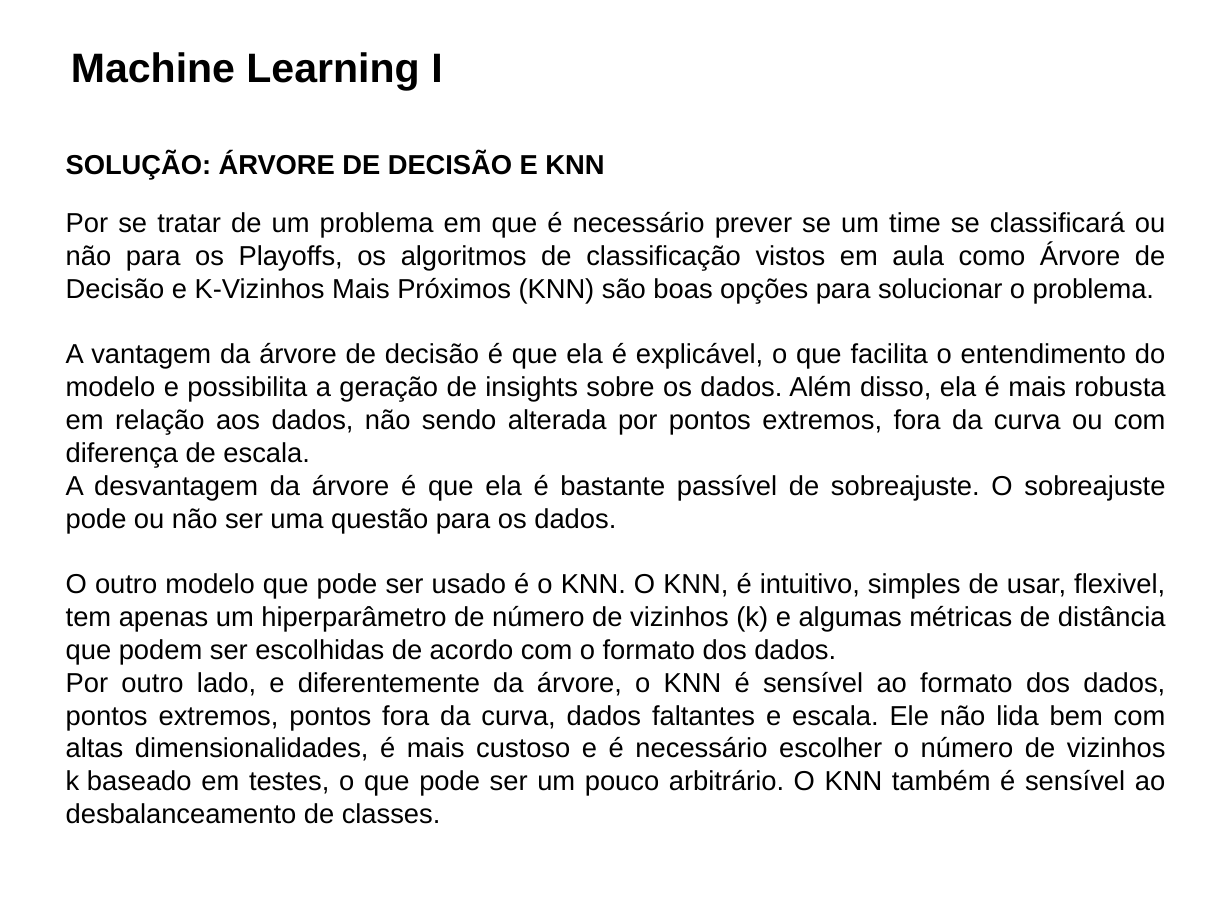
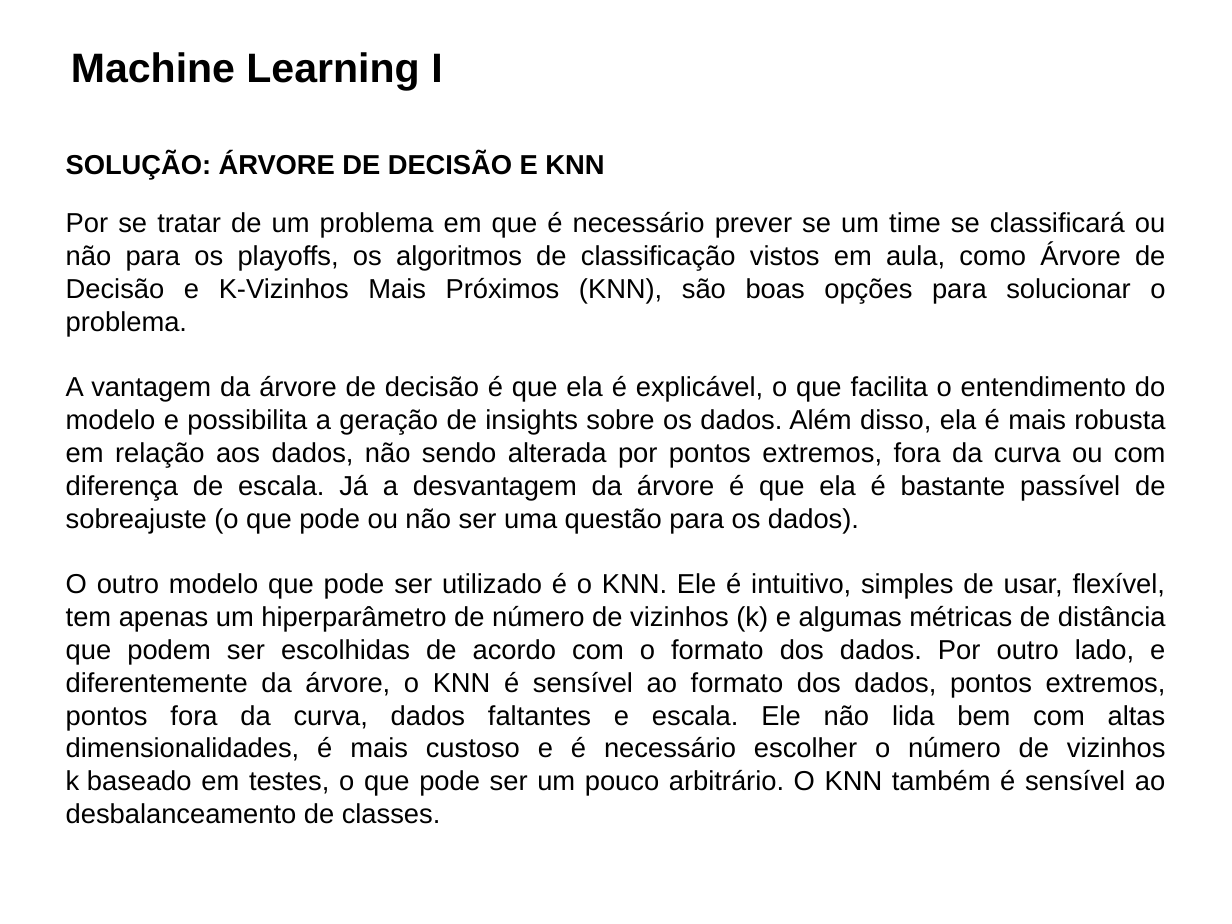
Before and after one commit to paciencia/moneyball_sandbox, a slide deck: slide 5 of slides/Atividade_02_problema_real_sem_ML.pptx. Drawn at 1232x924 pixels with LibreOffice and Linux fonts; fonts in the diff are those of the drawing; background and template pictures are left out. Boxes give left, top, right and bottom in pixels: in the first picture for what was removed or moved away, otherwise in the second. Text is boxed around its words. In the diff, an @@ line names an element or a change of style, - is before the commit and + after.

```diff
--- a/slides/Atividade_02_problema_real_sem_ML.pptx
+++ b/slides/Atividade_02_problema_real_sem_ML.pptx
@@ text at [66, 212, 1166, 824]: text changed @@
-Por se tratar de um problema em que é necessário prever se um time se classificará ou não para os Playoffs, os algoritmos de classificação vistos em aula como Árvore de Decisão e K-Vizinhos Mais Próximos (KNN) são boas opções para solucionar o problema.
-A vantagem da árvore de decisão é que ela é explicável, o que facilita o entendimento do modelo e possibilita a geração de insights sobre os dados. Além disso, ela é mais robusta em relação aos dados, não sendo alterada por pontos extremos, fora da curva ou com diferença de escala.
-A desvantagem da árvore é que ela é bastante passível de sobreajuste. O sobreajuste pode ou não ser uma questão para os dados.
-O outro modelo que pode ser usado é o KNN. O KNN, é intuitivo, simples de usar, flexivel, tem apenas um hiperparâmetro de número de vizinhos (k) e algumas métricas de distância que podem ser escolhidas de acordo com o formato dos dados.
-Por outro lado, e diferentemente da árvore, o KNN é sensível ao formato dos dados, pontos extremos, pontos fora da curva, dados faltantes e escala. Ele não lida bem com altas dimensionalidades, é mais custoso e é necessário escolher o número de vizinhos k baseado em testes, o que pode ser um pouco arbitrário. O KNN também é sensível ao desbalanceamento de classes.
+Por se tratar de um problema em que é necessário prever se um time se classificará ou não para os playoffs, os algoritmos de classificação vistos em aula, como Árvore de Decisão e K-Vizinhos Mais Próximos (KNN), são boas opções para solucionar o problema.
+A vantagem da árvore de decisão é que ela é explicável, o que facilita o entendimento do modelo e possibilita a geração de insights sobre os dados. Além disso, ela é mais robusta em relação aos dados, não sendo alterada por pontos extremos, fora da curva ou com diferença de escala. Já a desvantagem da árvore é que ela é bastante passível de sobreajuste (o que pode ou não ser uma questão para os dados).
+O outro modelo que pode ser utilizado é o KNN. Ele é intuitivo, simples de usar, flexível, tem apenas um hiperparâmetro de número de vizinhos (k) e algumas métricas de distância que podem ser escolhidas de acordo com o formato dos dados. Por outro lado, e diferentemente da árvore, o KNN é sensível ao formato dos dados, pontos extremos, pontos fora da curva, dados faltantes e escala. Ele não lida bem com altas dimensionalidades, é mais custoso e é necessário escolher o número de vizinhos k baseado em testes, o que pode ser um pouco arbitrário. O KNN também é sensível ao desbalanceamento de classes.
```
Also in this commit, not shown: 12 other slides changed.
